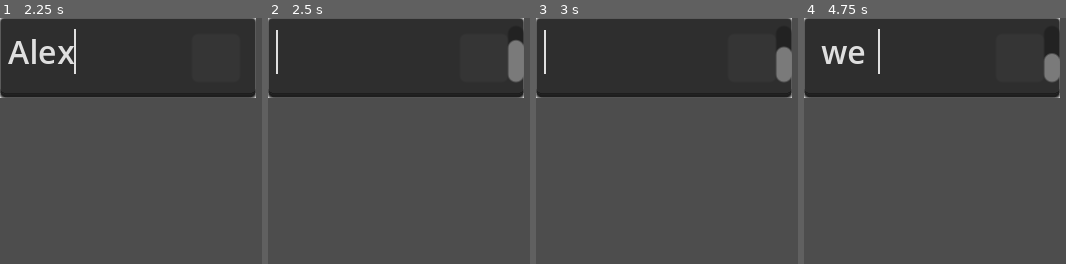
Above: before the commit, frames 1-4 (left to right).
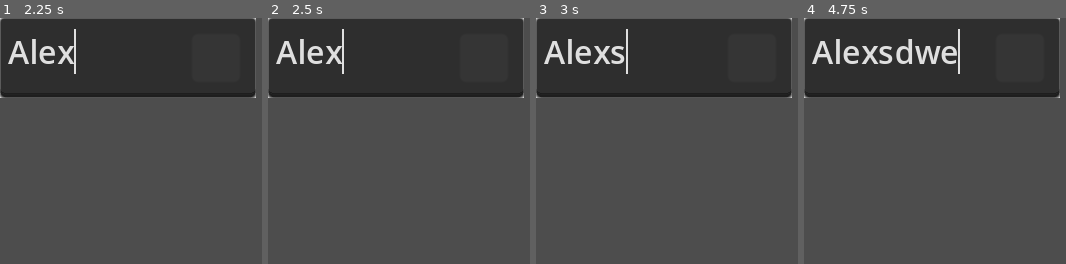
Above: after the commit, the same moments.

Repository: Soul-Frog/monscript
Game: Godot game, scene res://ui/script/script_dropdown.tscn
Two runs of this game, one before a commit and one after it. Both use one fixed random seed, a clock stepped at 60 frames per second and the inputs below. This scene is started directly instead of the project's main scene.
Inputs (mouse positions are in pixels of both pictures, inside the frame that each line leads up to):
- Up to frame 1 (2.25 s): click (128, 57) at 0.52 s; type "Alex" at 0.6 s; click (214, 57) at 1.25 s; tap Enter at 2 s; hold D (right) from 2.03 s (still down); tap Tab at 2.1 s
- Up to frame 2 (2.5 s): keep holding D (right); tap Enter at 2.3 s
- Up to frame 3 (3 s): tap Space (dash) at 2.75 s; release D (right) at 2.78 s; hold S (down) from 2.78 s (still down); tap Enter at 2.85 s
- Up to frame 4 (4.75 s): tap Tab at 3.05, 4.55 s; tap Enter at 3.5, 3.8 s; release S (down) at 3.53 s; hold D (right) 3.53-4.28 s; tap Space (dash) at 3.6, 4.25 s; hold W (up) from 4.28 s (still down); tap E (interact) at 4.35 s

Frame 1 is identical in both runs. In frame 2, 2.3% of the frame differs, in the area x 3-98%, y 4-27%; in frame 3, 2.3%; in frame 4, 3.4%.

Commit message:
Script TextEdit no longer accepts spaces, tabs, or newlines

Diff:
--- a/ui/script/script_dropdown.gd
+++ b/ui/script/script_dropdown.gd
@@ -53,6 +53,14 @@
 			return false
 	return true
 
+const EXCLUDED_KEYS = [KEY_SPACE, KEY_TAB, KEY_ENTER]
+func _input(event):
+	# block space and enter inputs to TextEdit
+	if $TextEdit.has_focus():
+		if event is InputEventKey and event.is_pressed():
+			if event.keycode in EXCLUDED_KEYS:
+				get_viewport().set_input_as_handled()
+
 func _on_text_changed():
 	emit_signal("text_changed")
 	_update_intellisense()
